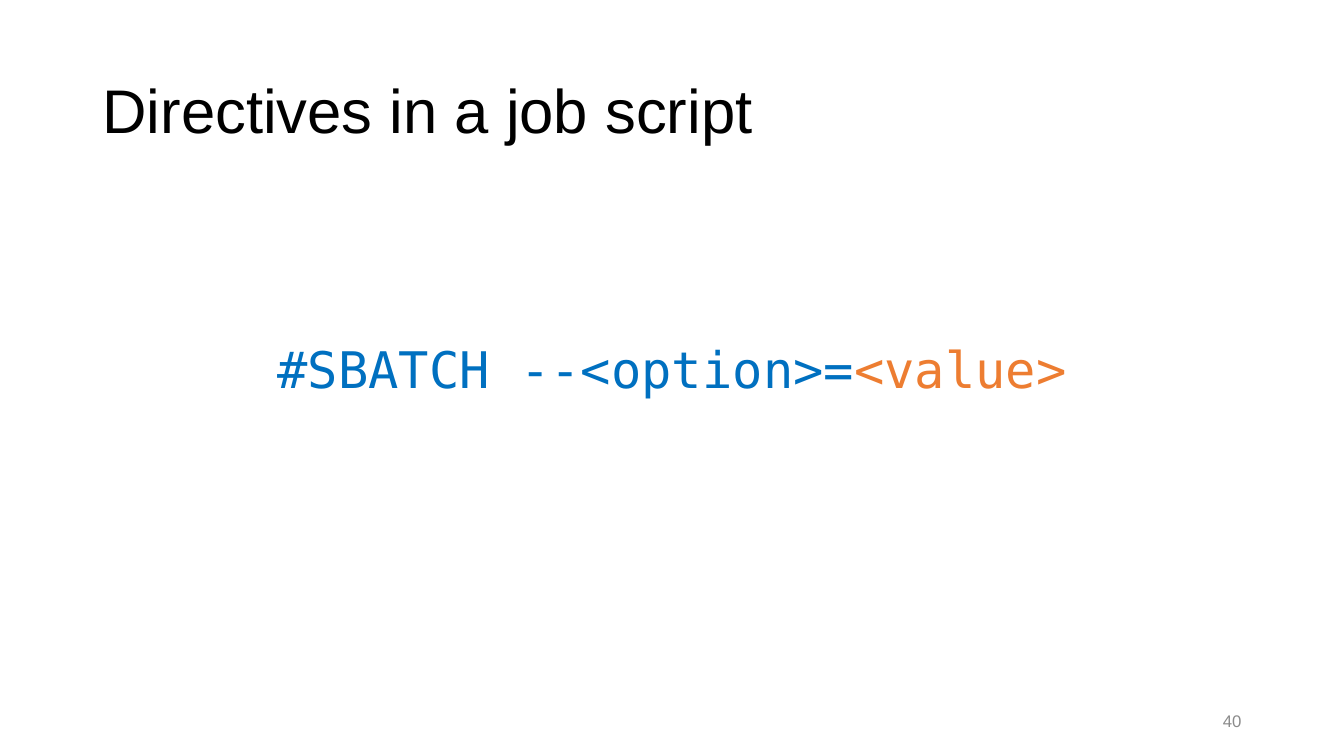
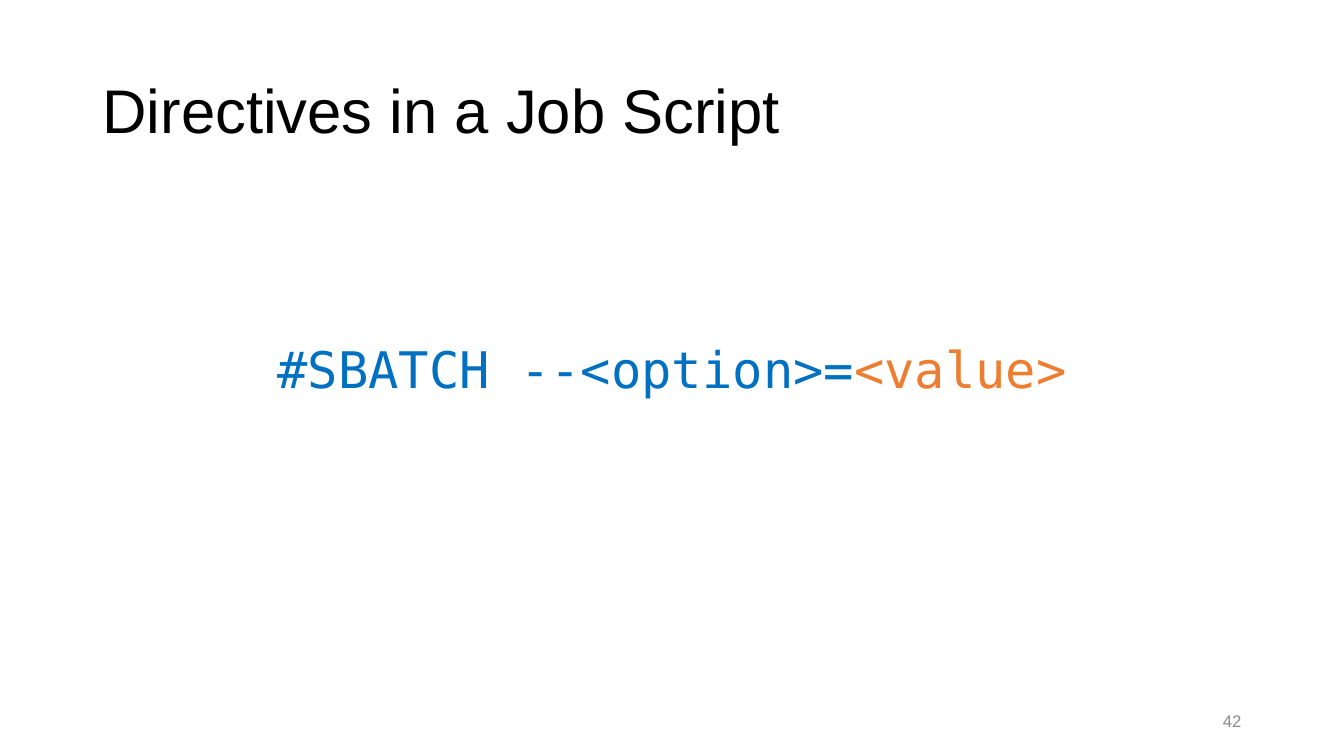
Before and after one commit to ResearchComputing/Getting_Started_With_Research_Computing, a slide deck: slide 42 of Command_Line_And_Job_Scheduling.pptx (slide 40 before the commit). Drawn at 1344x756 pixels with LibreOffice and Linux fonts; fonts in the diff are those of the drawing; background and template pictures are left out. Boxes give left, top, right and bottom in pixels: in the first picture for what was removed or moved away, otherwise in the second. Text is boxed around its words. In the diff, an @@ line names an element or a change of style, - is before the commit and + after.

```diff
--- a/Command_Line_And_Job_Scheduling.pptx
+++ b/Command_Line_And_Job_Scheduling.pptx
@@ title at <box>102,88,779,145</box>: text changed @@
-Directives in a job script
+Directives in a Job Script
@@ page number at <box>1223,715,1242,727</box>: text changed @@
-40
+42
```
Also in this commit, not shown: 17 other slides changed, 2 slides added, 1 other file.
